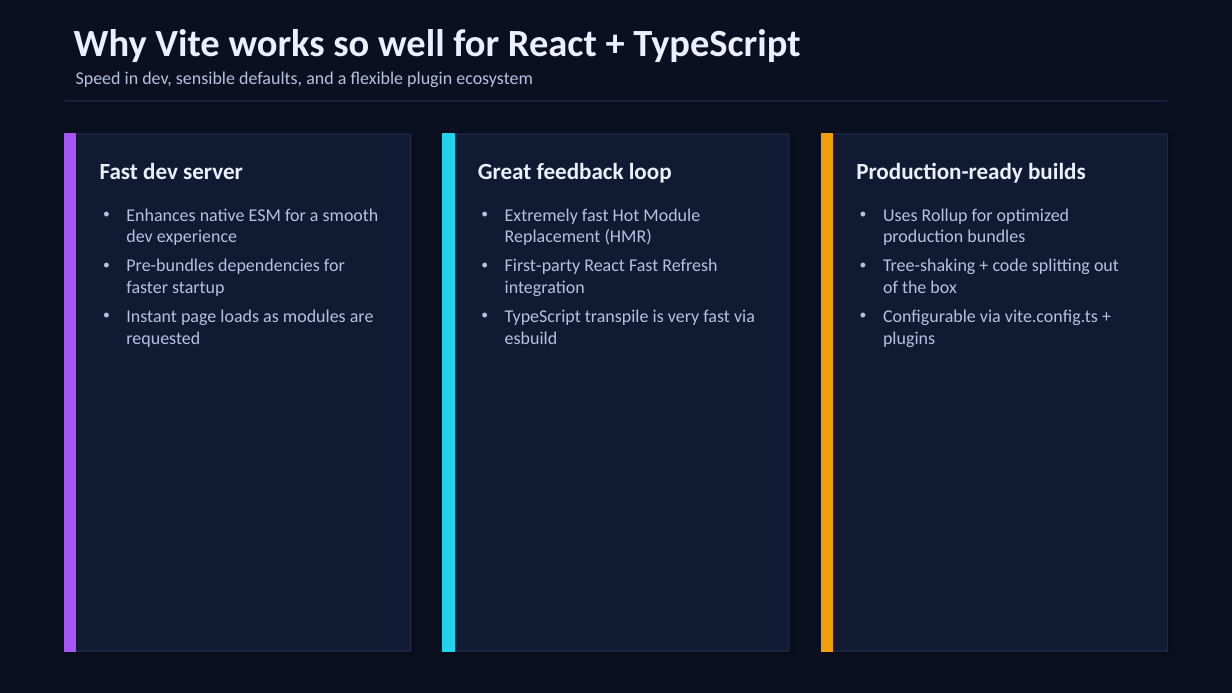
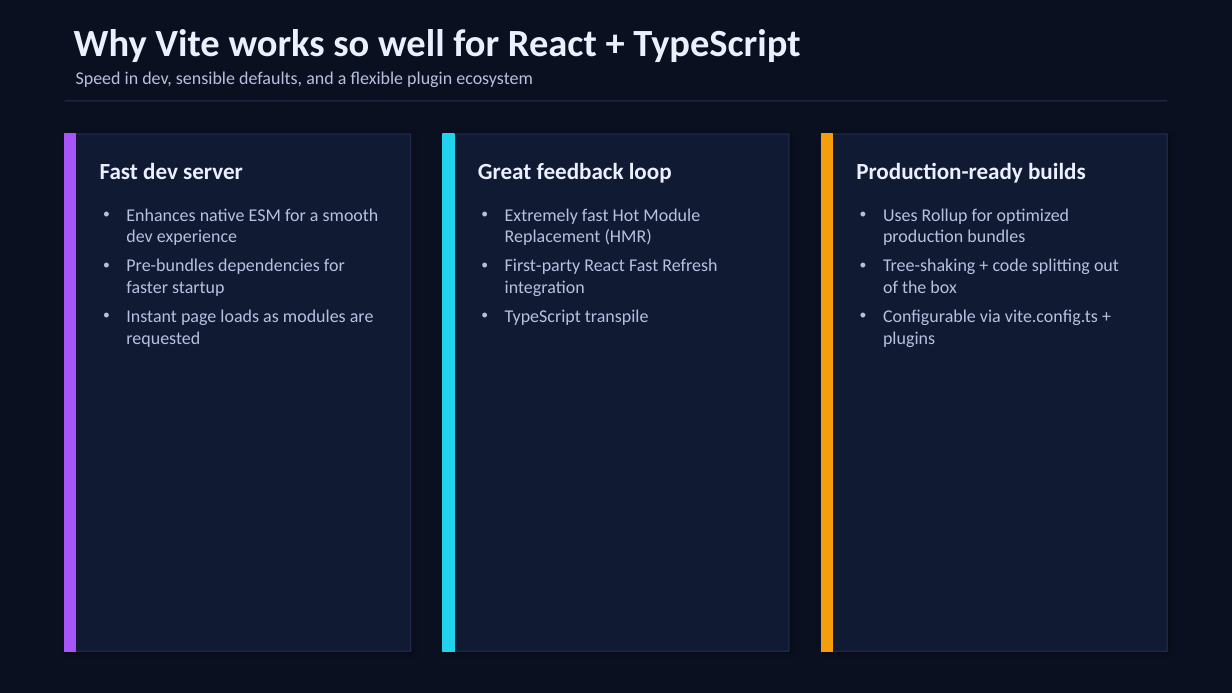
Before and after one commit to diarmuidoconnor/ewd-module-2025, a slide deck: slide 2 of topic04/talk-2/vite_react_ts_slides.pptx. Drawn at 1232x693 pixels with LibreOffice and Linux fonts; fonts in the diff are those of the drawing. Boxes give left, top, right and bottom in pixels: in the first picture for what was removed or moved away, otherwise in the second. Text is boxed around its words. In the diff, an @@ line names an element or a change of style, - is before the commit and + after.

```diff
--- a/topic04/talk-2/vite_react_ts_slides.pptx
+++ b/topic04/talk-2/vite_react_ts_slides.pptx
@@ text at bbox=[505, 309, 649, 325]: text changed @@
-• TypeScript transpile is very fast via esbuild
+• TypeScript transpile
```
Also in this commit, not shown: 1 other slide changed, 31 other files.
